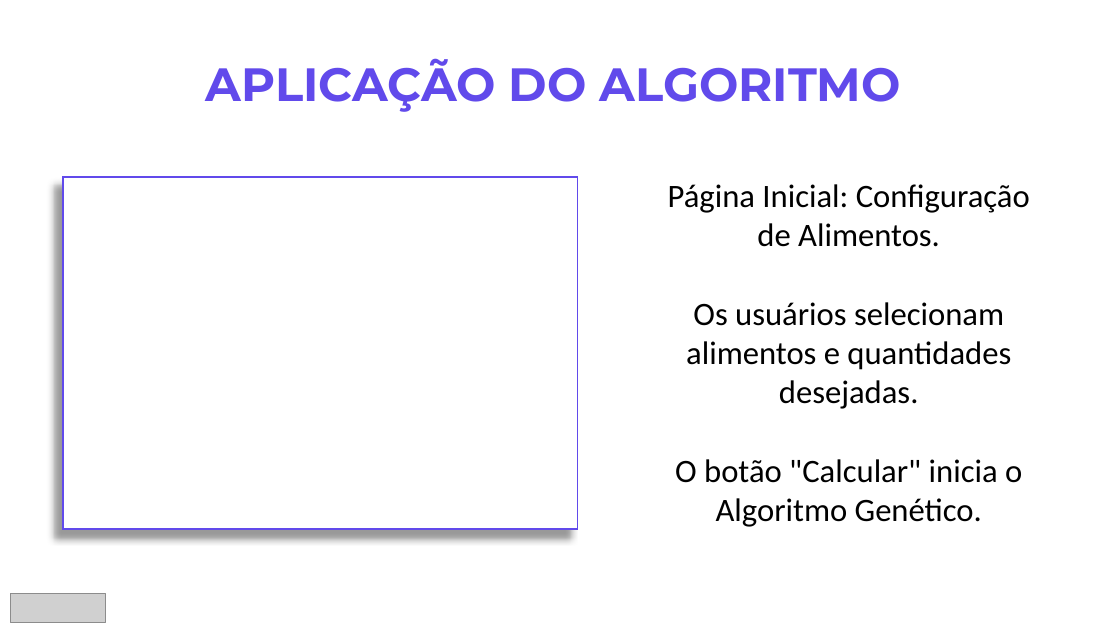
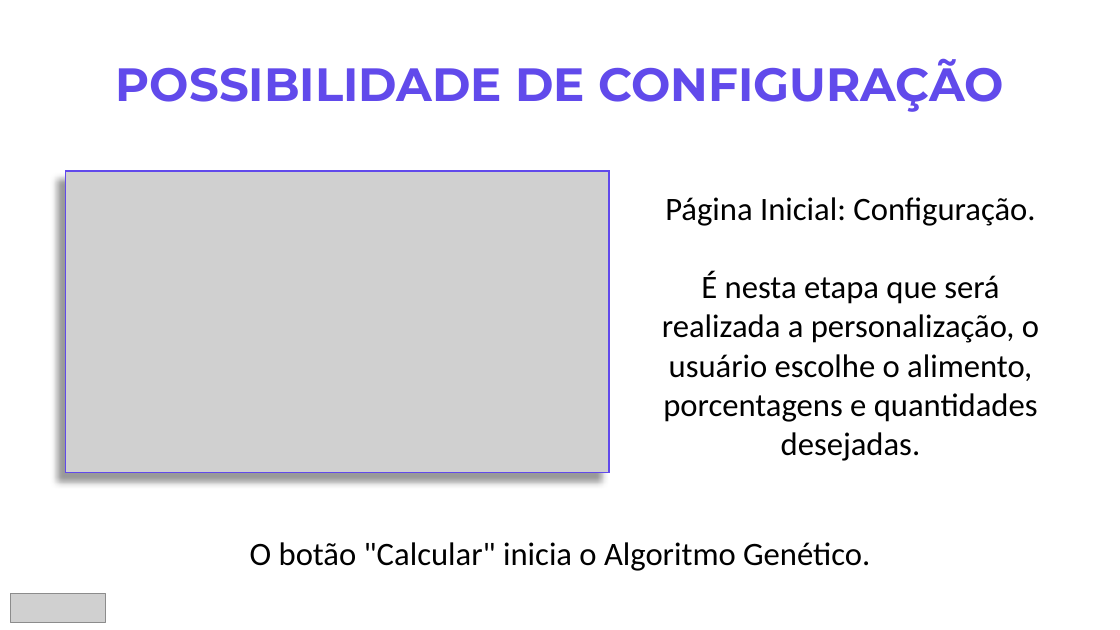
Before and after one commit to laylith/balanceadorNutricional, a slide deck: slide 6 of Documentação/Prática Extensionista.pptx. Drawn at 1120x630 pixels with LibreOffice and Linux fonts; fonts in the diff are those of the drawing; grey boxes stand for pictures; background and template pictures are left out. Boxes give left, top, right and bottom in pixels: in the first picture for what was removed or moved away, otherwise in the second. Text is boxed around its words. In the diff, an @@ line names an element or a change of style, - is before the commit and + after.

```diff
--- a/Documentação/Prática Extensionista.pptx
+++ b/Documentação/Prática Extensionista.pptx
@@ text at box(116, 58, 1004, 112): text changed @@
-APLICAÇÃO DO ALGORITMO
+POSSIBILIDADE DE CONFIGURAÇÃO
@@ rectangle removed at box(63, 177, 577, 529) @@
@@ picture added at box(66, 171, 609, 472) @@
@@ text at box(662, 197, 1039, 461): text changed @@
-Página Inicial: Configuração de Alimentos.
-Os usuários selecionam alimentos e quantidades desejadas.
-O botão "Calcular" inicia o Algoritmo Genético.
+Página Inicial: Configuração.
+É nesta etapa que será realizada a personalização, o usuário escolhe o alimento, porcentagens e quantidades desejadas.
@@ text added at box(250, 542, 870, 571), 28 pt, text #000000 @@
+O botão "Calcular" inicia o Algoritmo Genético.
```
Also in this commit, not shown: 8 other slides changed, 1 other file.
